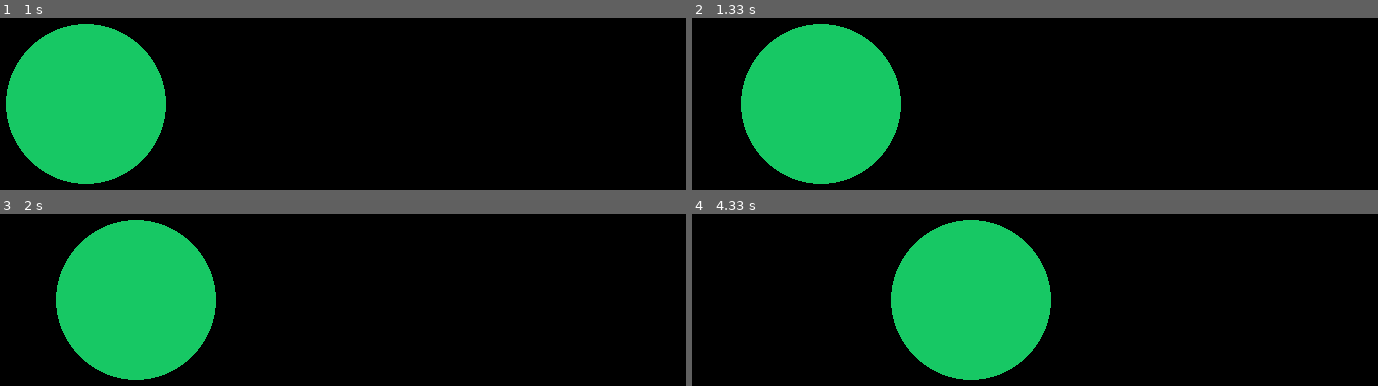
Above: before the commit, frames 1-4 (two rows, left to right).
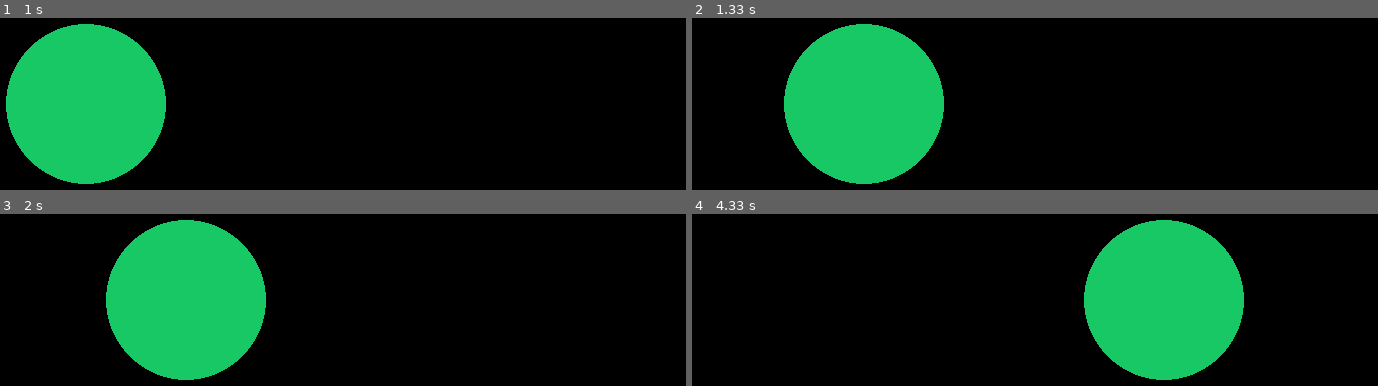
Above: after the commit, the same moments.

Repository: haruomaki/pyrein
Game: pygame game, started from examples/simple.py
The game is run twice, just before and just after one commit, with the same random seed, the same clock (stepped at 60 frames per second) and the same inputs.
Inputs:
- Up to frame 1 (1 s): no input
- Up to frame 2 (1.33 s): no input
- Up to frame 3 (2 s): no input
- Up to frame 4 (4.33 s): hold Right 2.4-3.03 s; hold Left 3.07-3.53 s; hold Right 3.57-4.03 s; hold Right from 4.07 s (still down)

Frame 1 is identical in both runs. In frame 2, 12% of the frame differs, in the area x 7-37%, y 3-97%; in frame 3, 13%; in frame 4, 34%, in the area x 29-81%, y 3-97%.

Commit message:
イージング整備

Diff:
--- a/examples/simple.py
+++ b/examples/simple.py
@@ -1,5 +1,6 @@
 import pyrein
 import pygame
+from pyrein.easing import ease_out
 
 
 def simulate(state: int, msg: int) -> int:
@@ -7,16 +8,11 @@
     return state + msg
 
 
-def hokan(t: float) -> float:
-    t = min(t, 0.5)
-    return 1 - 4 * (t - 0.5) ** 2
-
-
 def render(prev: int, curr: int):
     print(f"[render] 現在の状態は{curr}です。")
     while True:
         # 円を描画
-        x = pyrein.lerp(200 + prev * 10, 200 + curr * 10, hokan)
+        x = pyrein.lerp(200 + prev * 10, 200 + curr * 10, ease_out(0.5))
         pygame.draw.circle(pyrein.screen, (23, 200, 100), (x, 200), 80)
         yield
 
@@ -30,7 +26,7 @@
             print("->")
         yield
 
-    return 5
+    return 10
 
 
 pyrein.run(simulate, decide, render, 0)
--- /dev/null
+++ b/src/pyrein/easing.py
@@ -0,0 +1,16 @@
+from typing import Callable
+
+
+def clamp(start: float = 0, end: float = 1) -> Callable[[float], float]:
+    def inner(x: float) -> float:
+        return min(max(x, start), end)
+
+    return inner
+
+
+def ease_out(length: float, power: float = 2) -> Callable[[float], float]:
+    def inner(x: float) -> float:
+        x = clamp(0, length)(x)
+        return 1 - ((length - x) / length) ** power
+
+    return inner
